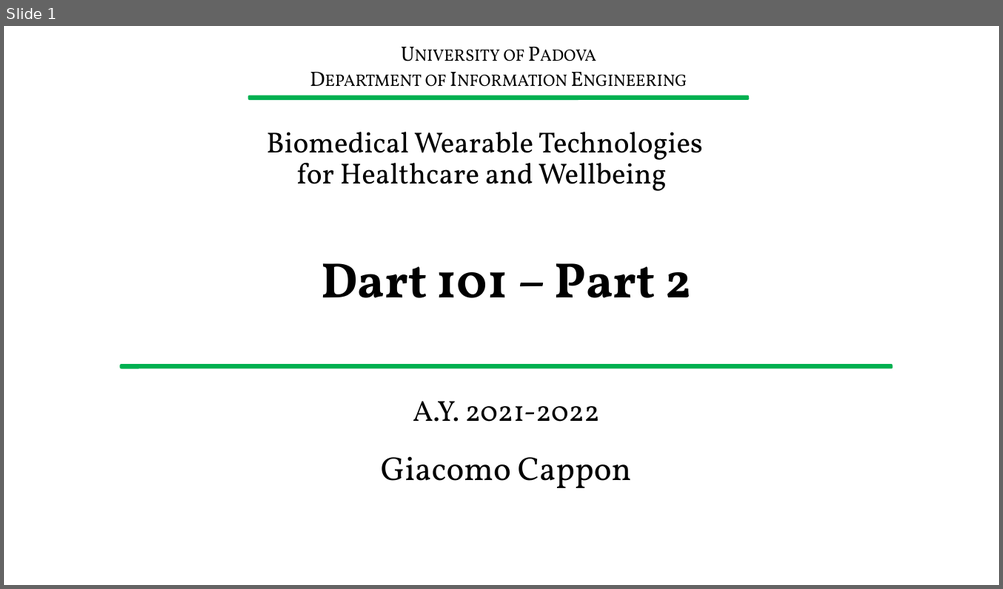
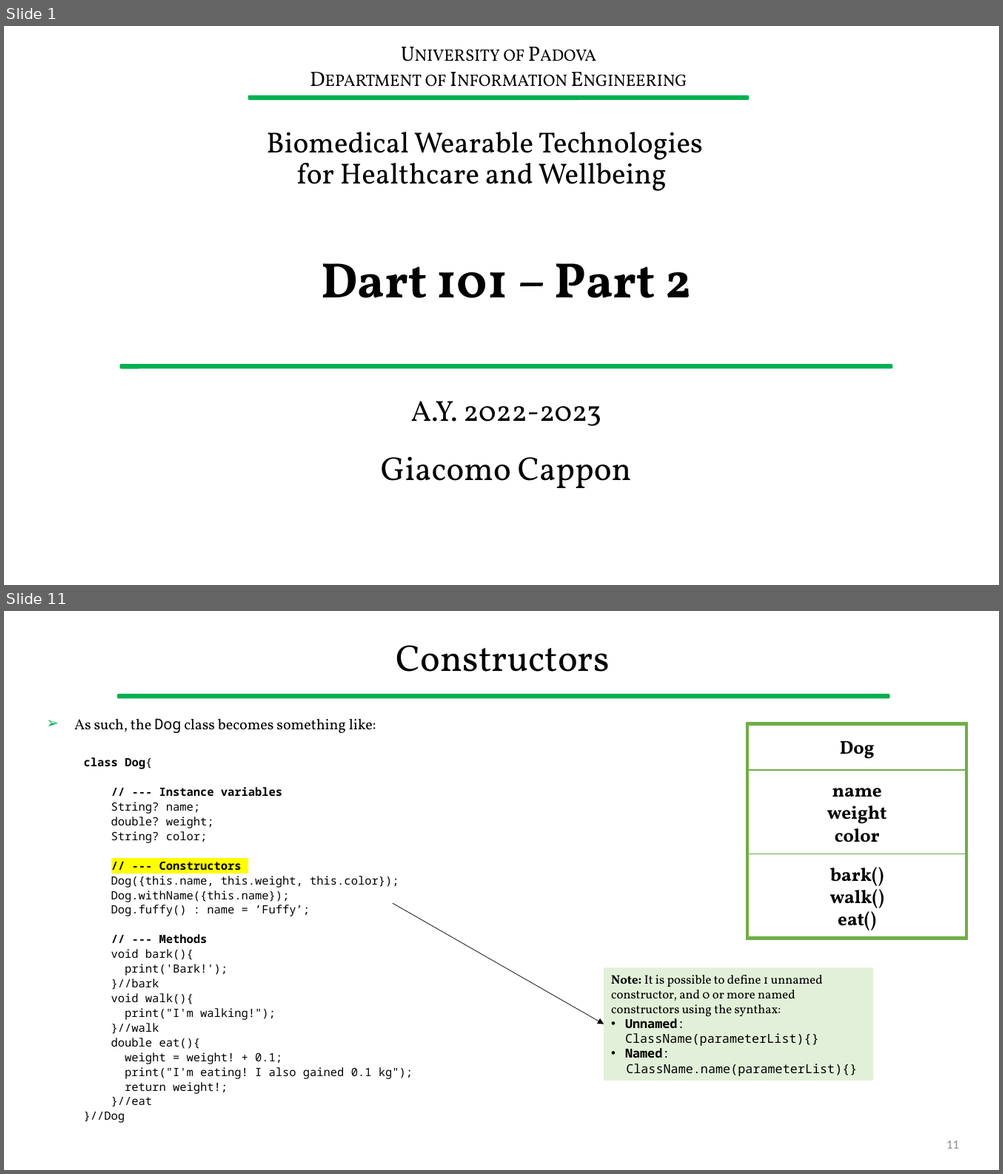
Before and after one commit to gcappon/bwthw, a slide deck: lab_03-dart_101_part_2/lab_03-dart_101_part_2.pptx. Shown one above the other, each under a label of ours: slide 1 before the commit, slides 1 and 11 after it; the slides between them are not shown. The pictures are 1003x589 and 1003x1174 pixels, drawn with LibreOffice and Linux fonts; fonts in the diff are those of the drawing; background and template pictures are left out. Boxes give left, top, right and bottom in pixels: in the first picture for what was removed or moved away, otherwise in the second. Text is boxed around its words. In the diff, an @@ line names an element or a change of style, - is before the commit and + after.

```diff
--- a/lab_03-dart_101_part_2/lab_03-dart_101_part_2.pptx
+++ b/lab_03-dart_101_part_2/lab_03-dart_101_part_2.pptx
@@ slide 11 added at [4, 611, 999, 1170], background #FFFFFF @@
@@ title added at [396, 645, 609, 672], 36 pt, text #000000 @@
+Constructors
@@ rounded rectangle added at [117, 695, 889, 698], fill #00B050, outline #00B050 1 pt @@
@@ text added at [74, 718, 412, 1123], 11 pt, text #000000 @@
+➢ As such, the Dog class becomes something like:
+  class Dog{
+  // --- Instance variables
+  String? name;
+  double? weight;
+  String? color;
+  // --- Constructors
+  Dog({this.name, this.weight, this.color});
+  Dog.withName({this.name});
+  Dog.fuffy() : name = ’Fuffy’;
+  // --- Methods
+  void bark(){
+  print('Bark!');
+  }//bark
+  void walk(){
+  print("I'm walking!");
+  }//walk
+  double eat(){
+  weight = weight! + 0.1;
+  print("I'm eating! I also gained 0.1 kg");
+  return weight!;
+  }//eat
+  }//Dog
@@ rectangle added at [747, 723, 967, 770], fill #FFFFFF, outline #70AD47 1 pt, 18 pt, text #000000, bold @@
+Dog
@@ rectangle added at [747, 723, 967, 939], outline #70AD47 3 pt @@
@@ rectangle added at [747, 770, 967, 854], fill #FFFFFF, outline #70AD47 1 pt, 18 pt, text #000000, bold @@
+name
+weight
+color
@@ rectangle added at [747, 854, 967, 939], fill #FFFFFF, outline #70AD47 1 pt, 18 pt, text #000000, bold @@
+bark()
+walk()
+eat()
@@ arrow added from (392, 903) to (604, 1025), #000000 0.5 pt @@
@@ rectangle added at [604, 968, 874, 1081], fill #E2F0D9, 12 pt, text #000000 @@
+Note: It is possible to define 1 unnamed constructor, and 0 or more named constructors using the synthax:
+• Unnamed: ClassName(parameterList){}
+• Named:
+ClassName.name(parameterList){}
@@ page number added at [946, 1141, 959, 1149], 12 pt, text #8C8C8C @@
+11
@@ slide 1 changed as well @@
@@ text at [411, 401, 601, 426]: text changed @@
-A.Y. 2021-2022
+A.Y. 2022-2023
```
Also in this commit, not shown: 8 other slides changed, 57 other slides added, 28 slides removed, 19 other files.
